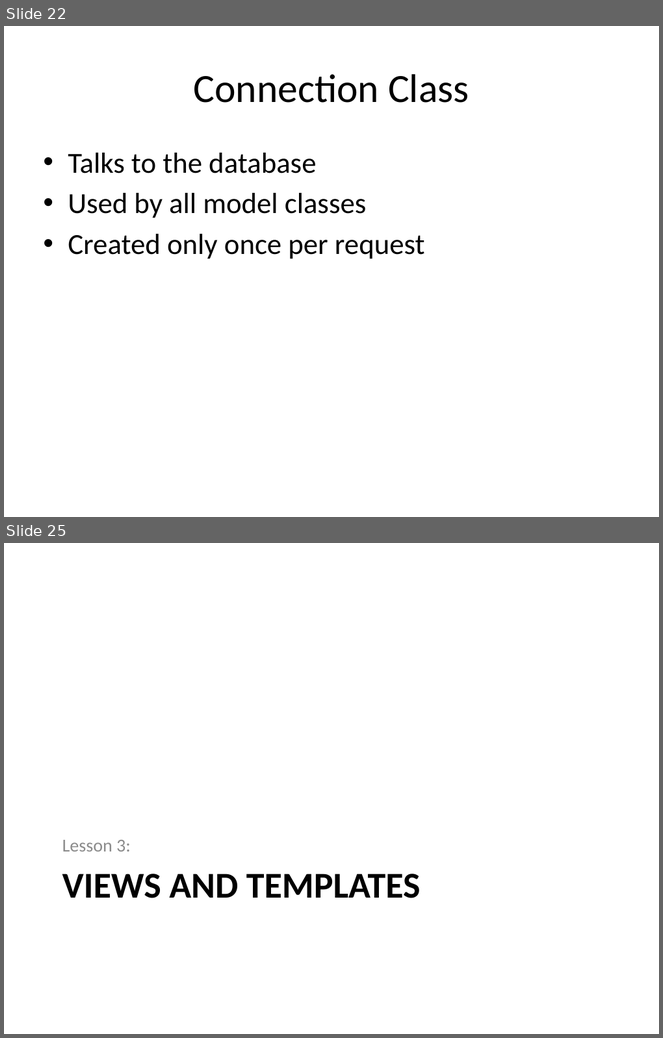
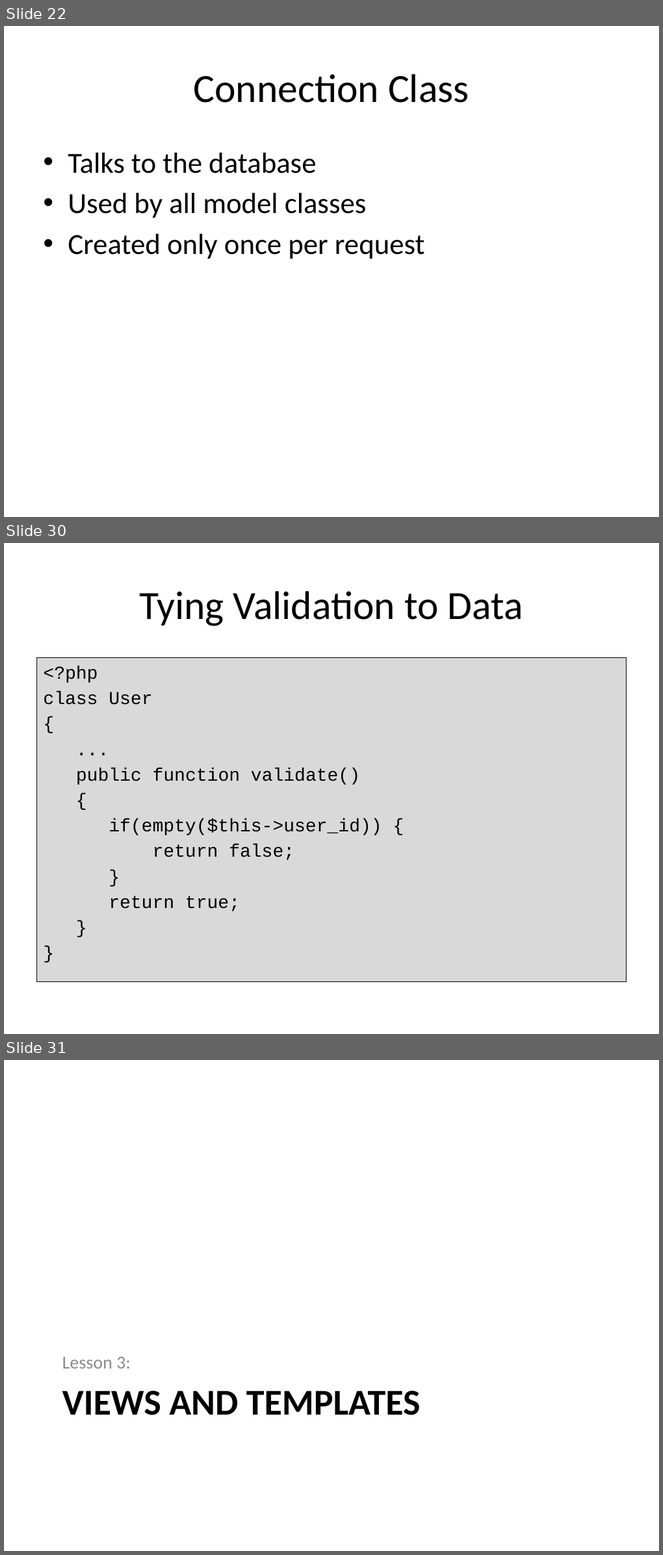
Before and after one commit to PHPEmbark/curriculum, a slide deck: course/4 - Organization and Projects/Organization and Projects.pptx. Shown one above the other, each under a label of ours: slides 22 and 25 before the commit, slides 22, 30 and 31 after it; the slides between them are not shown. The pictures are 663x1038 and 663x1555 pixels, drawn with LibreOffice and Linux fonts; fonts in the diff are those of the drawing. Boxes give left, top, right and bottom in pixels: in the first picture for what was removed or moved away, otherwise in the second. Text is boxed around its words. In the diff, an @@ line names an element or a change of style, - is before the commit and + after.

```diff
--- a/course/4 - Organization and Projects/Organization and Projects.pptx
+++ b/course/4 - Organization and Projects/Organization and Projects.pptx
@@ slide 30 added at (4,543,659,1034), background #FFFFFF @@
@@ title added at (139,591,523,626), 44 pt, text #000000 @@
+Tying Validation to Data
@@ text added at (36,657,627,982), fill #D9D9D9, outline #000000 0.75 pt, 20 pt, text #000000 @@
+<?php
+class User
+{
+...
+public function validate()
+{
+if(empty($this->user_id)) {
+return false;
+}
+return true;
+}
+}
@@ what was slide 25 is now slide 31 @@
```
Also in this commit, not shown: 5 slides changed, 7 other slides added, 1 slide removed, 11 other files.
